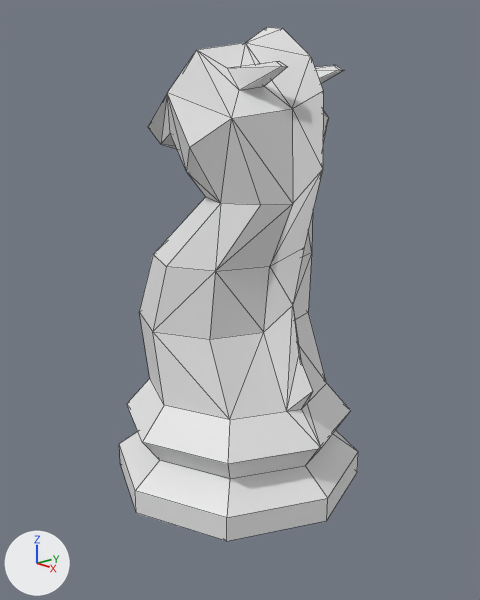
What one commit did to the Blender file chess/archive/low-poly-knight.blend.
Camera for both pictures: a camera (50 mm lens) standing at (5.71, -4.92, 4.31) and looking at (0.09, -0.04, 2.23). Lighting does not change. The marker at lower left points along +X, +Y and +Z. Mesh edges are drawn as thin lines.

Before the edit, the objects in view are built like this:
```python
me_knight = bpy.data.meshes.new('Knight')
me_knight.from_pydata(...)  # 121 vertices, 188 faces; spans x -1.5..1.5, y -1.5..1.5, z 0.0..5.14
ob_knight = bpy.data.objects.new('Knight', me_knight)
ob_knight.location = (0.0, 0.0, 0.0)
```
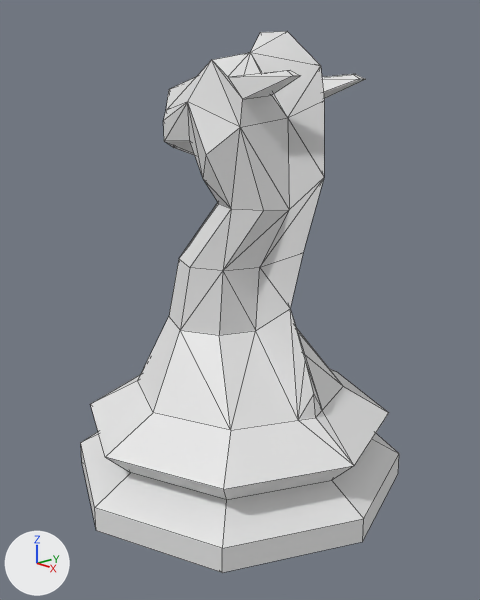
Commit message: improved knight

Where the change shows, as pixel boxes (x1, y1, x2, y2) in the pictures (480 x 600 px):
'Knight', reshaped, rescaled (33% wider): before (119, 27, 358, 541); after (81, 31, 399, 573)
part 1 of me_knight, built on: before (127, 27, 351, 464); after (90, 31, 389, 489)

Edits to the bpy script that builds the scene:
```text
Change me_knight:
    used by ob_knight; location = (0.0, 0.0, 0.0)
    remove me_knight.from_pydata(...)  # 121 vertices, 188 faces; spans x -1.5..1.5, y -1.5..1.5, z 0.0..5.14
    add me_knight.from_pydata(...)  # 121 vertices, 192 faces; spans x -1.5..1.5, y -1.5..1.5, z 0.0..5.2
    me_knight part 1
    4 faces are deleted
    89 vertices move from x -1.3..1.27, y -1.08..1.08, z 1.18..5.14 to x -0.95..1.01, y -0.94..0.94, z 1.18..5.2
    8 new faces join them
Change ob_knight:
    ob_knight.scale: (1.0, 1.0, 1.0) -> (1.33, 1.33, 0.981)
```
